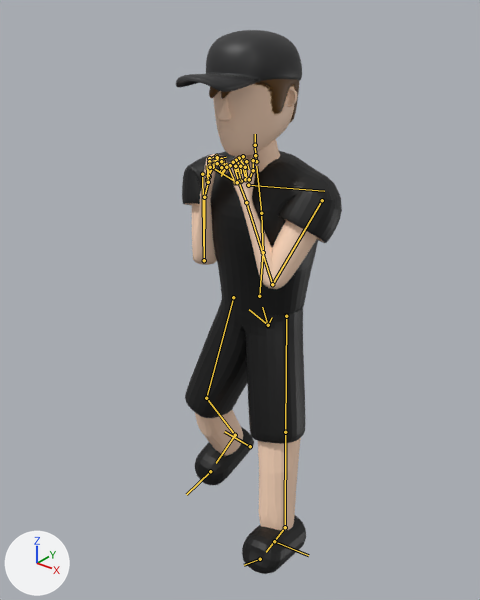
One commit to the FBX model Testing/Assets/Models/enemy.fbx: the scene before it, then after it.
Both versions are drawn from a camera (50 mm lens) standing at (0.999, -1.298, 1.522) and looking at (-0.025, -0.018, 0.728). Lighting does not change. The marker at lower left points along +X, +Y and +Z. Both versions are drawn at frame 1120 of the action 'metarig|metarigAction'; the numbers are the values there. The bones that bend it are drawn over the model as lines.

Objects in the first picture: 'Shirt', 'Torso'.
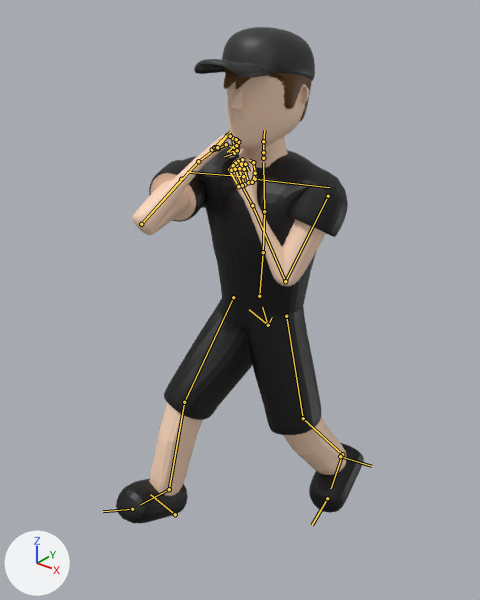
Where the change shows, as pixel boxes [x1, y1, x2, y2] in the pictures (480 x 600 px):
'Torso', posed: before [176, 30, 317, 574]; after [116, 27, 364, 523]
'Shirt', posed (24% wider): before [182, 151, 342, 444]; after [149, 148, 348, 435]
bone 'spine.002', root to tip: before (263, 252) to (261, 213); after (263, 252) to (264, 211)
bone 'shoulder.L', root to tip: before (248, 185) to (324, 191); after (255, 179) to (329, 187)
bone 'upper_arm.L', root to tip: before (322, 200) to (272, 284); after (328, 196) to (285, 281)
bone 'forearm.L', root to tip: before (272, 284) to (246, 202); after (285, 281) to (252, 205)
bone 'shoulder.R', root to tip: before (237, 182) to (211, 167); after (243, 176) to (187, 172)
bone 'upper_arm.R', root to tip: before (202, 174) to (204, 260); after (181, 179) to (141, 224)
bone 'forearm.R', root to tip: before (204, 260) to (204, 197); after (141, 224) to (198, 161)
bone 'thigh.L', root to tip: before (286, 316) to (285, 432); after (286, 316) to (303, 418)
bone 'shin.L', root to tip: before (285, 432) to (285, 527); after (303, 418) to (342, 454)
bone 'thigh.R', root to tip: before (233, 297) to (206, 398); after (233, 297) to (184, 402)
bone 'shin.R', root to tip: before (206, 398) to (235, 435); after (184, 402) to (169, 489)

The edits, one by one:
Bone 'spine.002' (bone_spine_002) turns from (8, 0, 0) to (1, 0, 0) degrees about its own x, y and z.
Bone 'shoulder.L' (bone_shoulder_l) turns from (-5, 3, -2) to (-5, 2, 2) degrees about its own x, y and z.
Bone 'upper_arm.L' (bone_upper_arm_l) turns from (52, 30, -65) to (37, 33, -73) degrees about its own x, y and z.
Bone 'forearm.L' (bone_forearm_l) turns from (115, 43, -28) to (118, 39, -24) degrees about its own x, y and z.
Bone 'shoulder.R' (bone_shoulder_r) turns from (-5, -3, 2) to (-5, -3, 33) degrees about its own x, y and z.
Bone 'upper_arm.R' (bone_upper_arm_r) turns from (35, -29, 76) to (76, 8, 39) degrees about its own x, y and z.
Bone 'forearm.R' (bone_forearm_r) turns from (137, -28, 10) to (133, -24, 18) degrees about its own x, y and z.
Bone 'thigh.L' (bone_thigh_l) turns from (-13, -6, -11) to (2, -4, -13) degrees about its own x, y and z.
Bone 'shin.L' (bone_shin_l) turns from (4, -1, 6) to (32, 3, 4) degrees about its own x, y and z.
Bone 'thigh.R' (bone_thigh_r) turns from (-16, 2, 12) to (-34, 5, 12) degrees about its own x, y and z.
Bone 'shin.R' (bone_shin_r) turns from (45, -4, -6) to (20, -1, -5) degrees about its own x, y and z.
